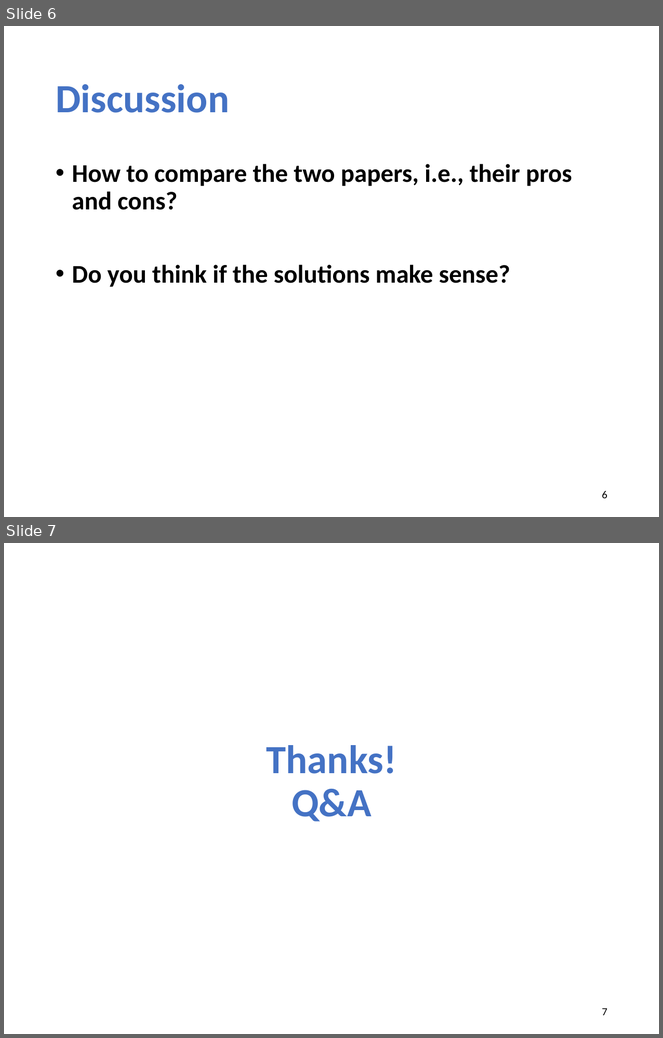
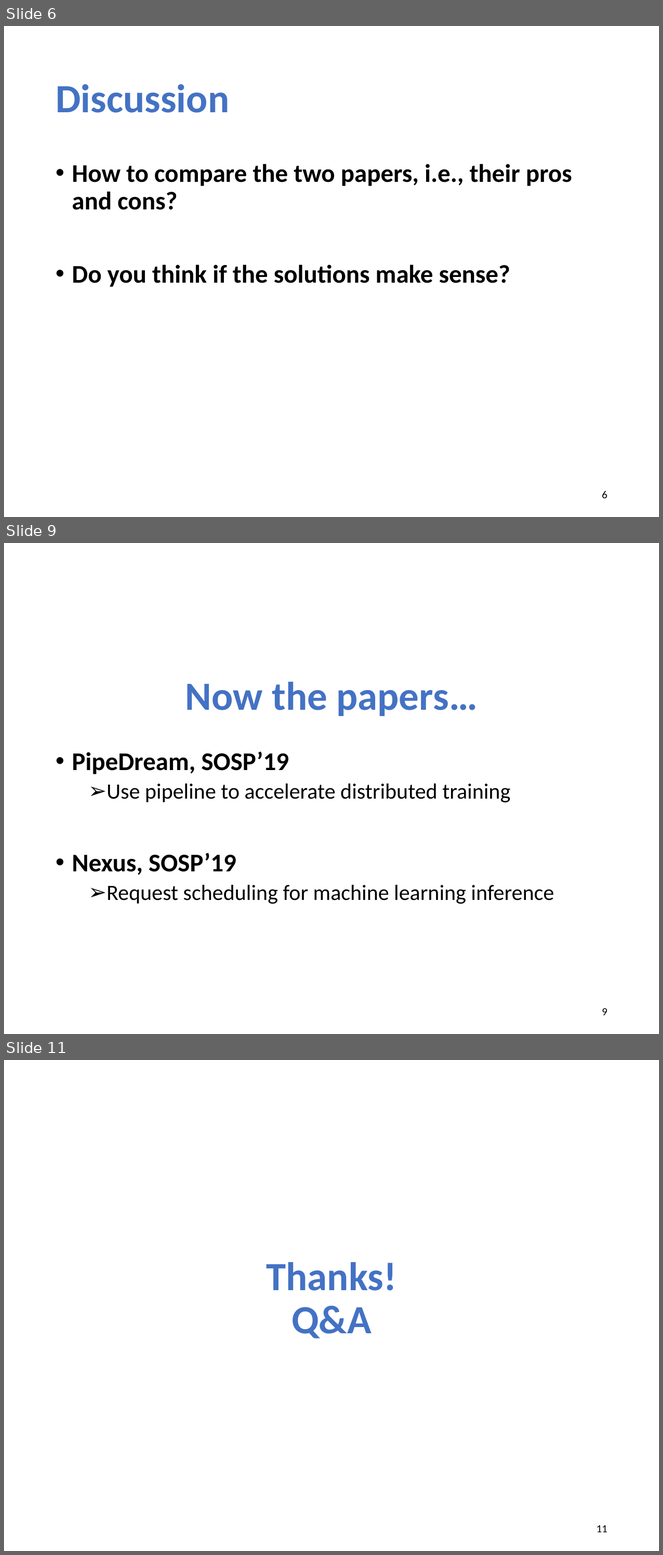
Before and after one commit to xinjin/course-adv-net, a slide deck: slides/lec09_AI.pptx. Shown one above the other, each under a label of ours: slides 6 and 7 before the commit, slides 6, 9 and 11 after it; the slides between them are not shown. The pictures are 663x1038 and 663x1555 pixels, drawn with LibreOffice and Linux fonts; fonts in the diff are those of the drawing. Boxes give left, top, right and bottom in pixels: in the first picture for what was removed or moved away, otherwise in the second. Text is boxed around its words. In the diff, an @@ line names an element or a change of style, - is before the commit and + after.

```diff
--- a/slides/lec09_AI.pptx
+++ b/slides/lec09_AI.pptx
@@ slide 9 added at (x1=4, y1=543, x2=659, y2=1034), background #FFFFFF @@
@@ title added at (x1=185, y1=682, x2=478, y2=716), 44 pt, text #4472C4, bold @@
+Now the papers…
@@ text added at (x1=72, y1=752, x2=554, y2=904), 24 pt, text #000000 @@
+• PipeDream, SOSP’19
+  ➢ Use pipeline to accelerate distributed training
+• Nexus, SOSP’19
+  ➢ Request scheduling for machine learning inference
@@ page number added at (x1=602, y1=1008, x2=608, y2=1016), 12 pt, text #000000 @@
+9
@@ what was slide 7 is now slide 11 @@
@@ page number at (x1=597, y1=1525, x2=608, y2=1533): text changed @@
-7
+11
```
Also in this commit, not shown: 3 other slides added, 1 other file.
